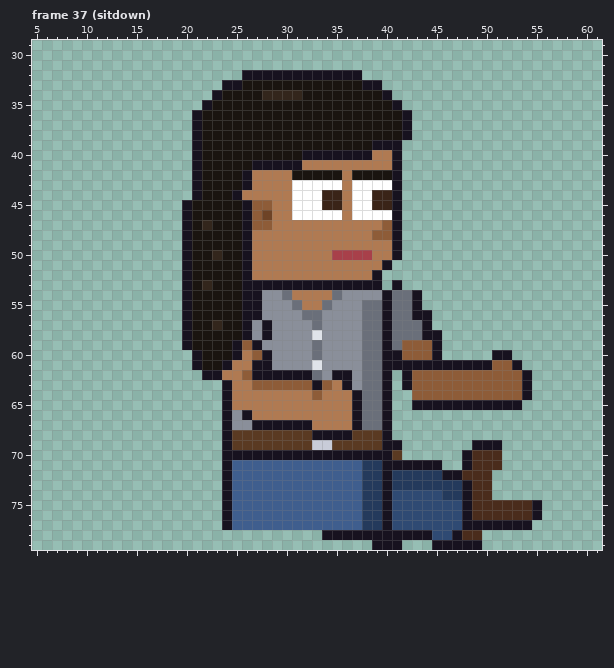
Two versions of one pixel-art file, sprites/expo/expo_priya_right_anim.aseprite. Above is the file before it was changed.
64x80 pixels, 129 frames. Colours within 5 levels of each other are drawn and written as one. Shown: frame 37 (sitdown): x 5..61, y 29..79. The commit also changed other frames, which this record leaves out.
New version:
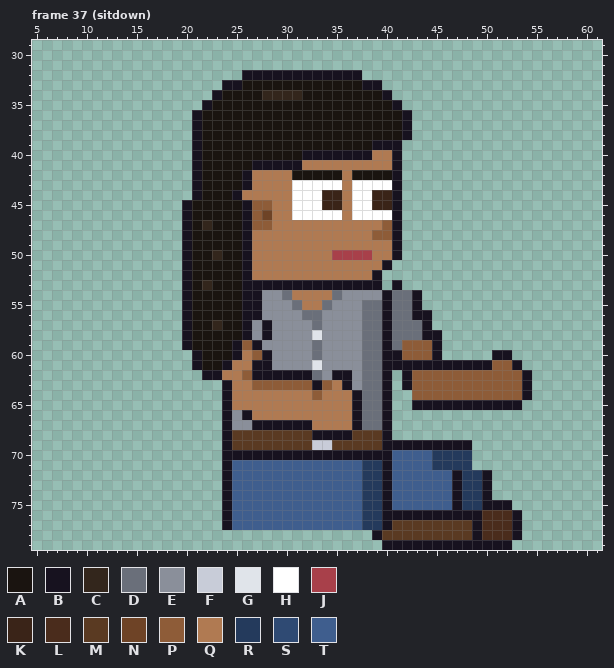
Palette (. is transparent): A #1a1410  B #17121f  C #33261c  D #6a6f7a  E #8a8f9a  F #c8ccd8  G #e0e4ea  H #ffffff  J #a8404a  K #3a2418  L #4a2c1c  M #5a3a22  N #6e4326  P #8e5c38  Q #b07a52  R #243a5c  S #2f4a73  T #3f5e8e
Change:
{"where": "frame 37 (sitdown), layers \"Pants\", \"Shoes\""}
{"frame":37,"y":69,"x":42,"old":".......BBB","new":"BBBBBBB..."}
{"frame":37,"y":70,"x":41,"old":"M......BLLL","new":"TTTTRRRR..."}
{"frame":37,"y":71,"x":41,"old":"BBBBB..BLLL","new":"TTTTRRRR..."}
{"frame":37,"y":72,"x":41,"old":"RRRRRB","new":"TTTTTT"}
{"frame":37,"y":72,"x":48,"old":"LLL","new":"RRB"}
{"frame":37,"y":73,"x":41,"old":"RRRRRRRBLL","new":"TTTTTTBRRB"}
{"frame":37,"y":74,"x":41,"old":"SSSSSRRBLL","new":"TTTTTTBRRB"}
{"frame":37,"y":75,"x":41,"old":"SSSSSSSBLLLLLLB","new":"TTTTTTBRRBBB..."}
{"frame":37,"y":76,"x":41,"old":"SSSSSSS","new":"BBBBBBB"}
{"frame":37,"y":76,"x":49,"old":"L","new":"B"}
{"frame":37,"y":76,"x":53,"old":"LLB","new":"B.."}
{"frame":37,"y":77,"x":41,"old":"SSSSSSSB","new":"MMMMMMMM"}
{"frame":37,"y":77,"x":50,"old":"BBB","new":"LLL"}
{"frame":37,"y":77,"x":54,"old":"B","new":"."}
{"frame":37,"y":78,"x":34,"old":"BBBBB","new":"....."}
{"frame":37,"y":78,"x":40,"old":"BBBBBSSBLL....","new":"MMMMMMMMMBLLLB"}
{"frame":37,"y":79,"x":39,"old":"B","new":"."}
{"frame":37,"y":79,"x":42,"old":"...","new":"BBB"}
{"frame":37,"y":79,"x":50,"old":"...","new":"BBB"}
